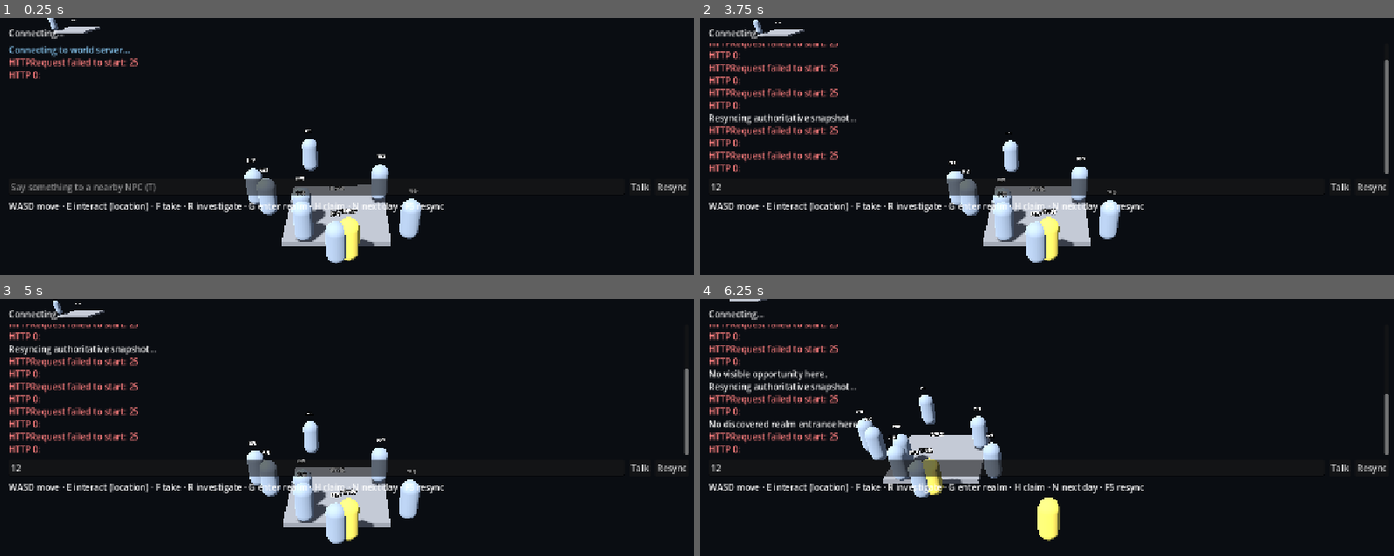
Above: before the commit, frames 1-4 (two rows, left to right).
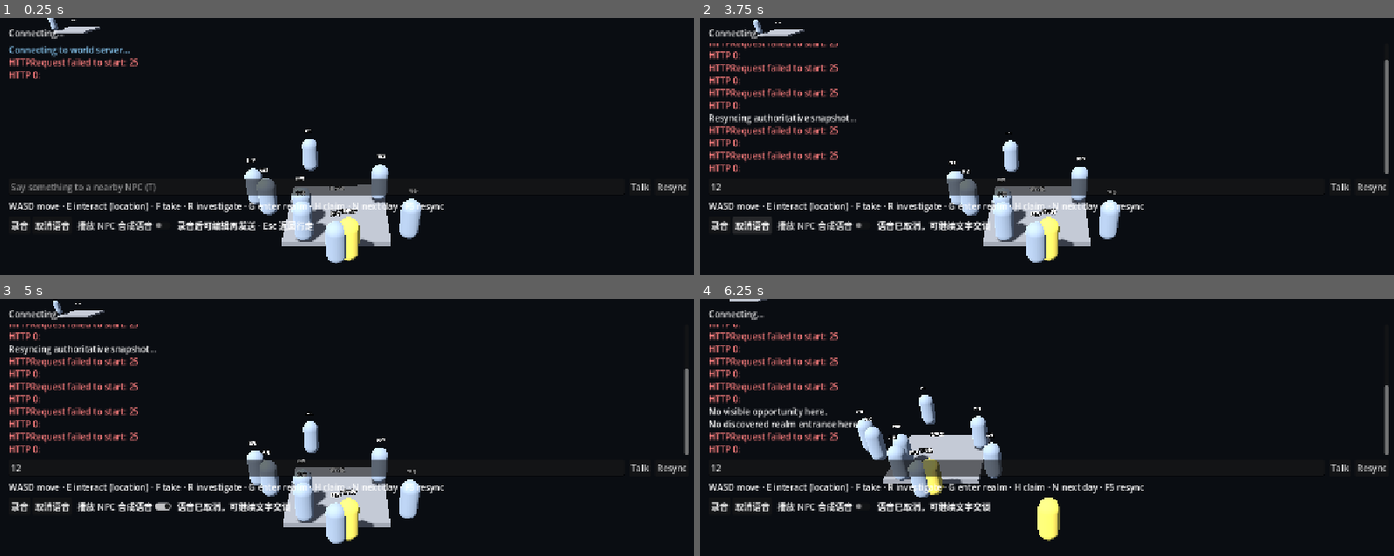
Above: after the commit, the same moments.

Repository: feiyu912/unwritten-dao
Game: Godot game, scene res://scenes/main.tscn
The game is run twice, just before and just after one commit, with the same random seed, the same clock (stepped at 60 frames per second) and the same inputs.
Inputs (mouse positions are in pixels of both pictures, inside the frame that each line leads up to):
- Up to frame 1 (0.25 s): no input
- Up to frame 2 (3.75 s): click (1019, 187) at 0.52 s; type "12" at 0.6 s; click "Talk" at 1.25 s; click "Resync" at 2 s; click (720, 226) at 2.75 s, where only the run after the commit has a clickable "录音"; click (755, 226) at 3.5 s, where only the run after the commit has a clickable "取消语音"
- Up to frame 3 (5 s): click (124, 507) at 4.25 s, where only the run after the commit has a clickable "播放 NPC 合成语音"
- Up to frame 4 (6.25 s): tap Enter at 5 s; hold D (move_right) 5.03-5.78 s; hold H (claim) 5.03-5.78 s; hold S (move_back) from 5.78 s (still down); tap G (enter_realm) at 5.85 s

The runs differ from the first frame. In frame 1, 1.0% of the frame differs, in the area x 1-46%, y 78-83%; in frame 2, 1.2%; in frame 3, 1.0%; in frame 4, 3.7%, in the area x 1-100%, y 9-83%.

Commit message:
Connect dialogue proposals and optional compatible voice in Godot

Diff:
--- a/clients/godot/project.godot
+++ b/clients/godot/project.godot
@@ -12,6 +12,10 @@
 config/features=PackedStringArray("4.7", "GL Compatibility")
 boot_splash/bg_color=Color(0.04, 0.05, 0.07, 1)
 boot_splash/show_image=false
+
+[audio]
+
+driver/enable_input=true
 
 [display]
 
--- a/clients/godot/scripts/main.gd
+++ b/clients/godot/scripts/main.gd
@@ -16,6 +16,16 @@
 var current_location_id: String = ""
 var _location_cooldown: float = 0.0
 var _poll_elapsed: float = 0.0
+var _voice: VoiceClient
+var _capture: VoiceCapture
+var _record_button: Button
+var _voice_status: Label
+var _speak_toggle: CheckButton
+var _voice_world_id := ""
+var _voice_npc_id := ""
+var _dialogue_world_id := ""
+var _dialogue_npc_id := ""
+var _record_text := ""
 
 @onready var world_root: Node3D = $WorldRoot
 @onready var player: CharacterBody3D = $Player
@@ -38,11 +48,15 @@
 	client.events_received.connect(_on_events)
 	client.command_completed.connect(_on_command_completed)
 	client.dialogue_received.connect(_on_dialogue)
+	client.dialogue_action_proposed.connect(func(intent: String) -> void:
+		_append_log("NPC plans %s; awaiting world validation." % intent)
+	)
 	client.request_failed.connect(_on_request_failed)
 	client.resync_required.connect(_on_resync_required)
 	talk_button.pressed.connect(_talk)
 	resync_button.pressed.connect(_resync)
 	dialogue_edit.text_submitted.connect(func(_text: String) -> void: _talk())
+	_build_voice_controls()
 	_append_log("[color=#8fd3ff]Connecting to world server…[/color]")
 	client.fetch_snapshot()
 	_move_player_to_spawn()
@@ -58,6 +72,12 @@
 			client.fetch_events()
 
 func _unhandled_input(event: InputEvent) -> void:
+	if event is InputEventKey and event.pressed and event.keycode == KEY_ESCAPE:
+		_cancel_voice()
+		dialogue_edit.release_focus()
+		return
+	if _editing_or_recording():
+		return
 	if event.is_action_pressed("take"):
 		_take()
 	elif event.is_action_pressed("investigate"):
@@ -114,6 +134,9 @@
 	player.position = Vector3(float(xy[0]) * CM_TO_M, 1.0, float(xy[1]) * CM_TO_M)
 
 func _move_player(_delta: float) -> void:
+	if _editing_or_recording():
+		player.velocity = Vector3.ZERO
+		return
 	var input := Input.get_vector("move_left", "move_right", "move_forward", "move_back")
 	var velocity := Vector3(input.x, 0, input.y) * PLAYER_SPEED
 	player.velocity = velocity
@@ -187,24 +210,26 @@
 	_append_log("No visible opportunity here.")
 
 func _talk() -> void:
+	if _capture != null and _capture.recording:
+		return
 	var message := dialogue_edit.text.strip_edges()
 	if message.is_empty() or client.player_id.is_empty():
 		return
-	var npcs: Dictionary = state.get("npcs", {})
-	for npc_id in npcs:
-		var npc: Dictionary = npcs[npc_id]
-		var same_location: bool = npc.get("location_id") == current_location_id
-		var alive: bool = npc.get("alive", false)
-		if npc_id != client.player_id and same_location and alive:
-			client.send_dialogue(npc_id, message)
+	var npc_id := _nearby_npc_id()
+	if not npc_id.is_empty():
+		if client.send_dialogue(npc_id, message):
+			_cancel_voice()
+			_dialogue_world_id = client.world_id
+			_dialogue_npc_id = npc_id
 			dialogue_edit.text = ""
-			return
+		return
 	_append_log("Nobody here to talk to.")
 
 func _next_day() -> void:
 	client.send_command("advance_time", {"ticks": 1}, "")
 
 func _resync() -> void:
+	_cancel_voice()
 	_append_log("Resyncing authoritative snapshot…")
 	client.fetch_snapshot()
 
@@ -213,6 +238,8 @@
 	var npcs: Dictionary = state.get("npcs", {})
 	var player_npc: Dictionary = npcs.get(client.player_id, {})
 	current_location_id = str(player_npc.get("location_id", ""))
+	if not _voice_world_id.is_empty() and not _voice_context_valid():
+		_cancel_voice()
 	for npc_id in npc_views:
 		if npcs.has(npc_id):
 			npc_views[npc_id].apply_snapshot(npcs[npc_id])
@@ -241,13 +268,135 @@
 
 func _on_dialogue(reply: String) -> void:
 	_append_log("[color=#e9d18a]%s[/color]" % reply)
+	if not _speak_toggle.button_pressed or _dialogue_world_id != client.world_id:
+		return
+	if not _npc_is_present(_dialogue_npc_id):
+		return
+	_voice_world_id = _dialogue_world_id
+	_voice_npc_id = _dialogue_npc_id
+	if _voice.synthesize(reply):
+		_voice_status.text = "正在生成 NPC 合成语音…"
 
 func _on_request_failed(message: String) -> void:
 	print("request failed: %s" % message)
 	_append_log("[color=#ff8080]%s[/color]" % message)
 
 func _on_resync_required() -> void:
+	_cancel_voice()
 	_append_log("[color=#ffcc66]409: state advanced, resyncing[/color]")
+
+func _build_voice_controls() -> void:
+	_capture = VoiceCapture.new()
+	add_child(_capture)
+	_voice = VoiceClient.new()
+	_voice.configure(client.base_url)
+	add_child(_voice)
+	var row := HBoxContainer.new()
+	row.name = "VoiceControls"
+	$UI/Root/VBox.add_child(row)
+	_record_button = Button.new()
+	_record_button.text = "录音"
+	_record_button.pressed.connect(_toggle_recording)
+	row.add_child(_record_button)
+	var cancel_button := Button.new()
+	cancel_button.text = "取消语音"
+	cancel_button.pressed.connect(_cancel_voice)
+	row.add_child(cancel_button)
+	_speak_toggle = CheckButton.new()
+	_speak_toggle.text = "播放 NPC 合成语音"
+	_speak_toggle.button_pressed = false
+	_speak_toggle.toggled.connect(func(enabled: bool) -> void:
+		if not enabled:
+			_cancel_voice()
+	)
+	row.add_child(_speak_toggle)
+	_voice_status = Label.new()
+	_voice_status.text = "录音后可编辑再发送 · Esc 返回行走"
+	row.add_child(_voice_status)
+	_capture.recording_changed.connect(func(active: bool) -> void:
+		_record_button.text = "停止录音" if active else "录音"
+		_voice_status.text = "正在录音（最多 30 秒）" if active else "录音已停止"
+	)
+	_capture.recording_ready.connect(_on_recording_ready)
+	_capture.capture_failed.connect(_on_voice_failed)
+	_voice.transcript_received.connect(_on_transcript)
+	_voice.speech_received.connect(_on_speech)
+	_voice.request_failed.connect(_on_voice_failed)
+
+func _editing_or_recording() -> bool:
+	return dialogue_edit.has_focus() or (_capture != null and _capture.recording)
+
+func _nearby_npc_id() -> String:
+	var ids: Array = state.get("npcs", {}).keys()
+	ids.sort()
+	for npc_id in ids:
+		if str(npc_id) != client.player_id and _npc_is_present(str(npc_id)):
+			return str(npc_id)
+	return ""
+
+func _npc_is_present(npc_id: String) -> bool:
+	var npcs: Dictionary = state.get("npcs", {})
+	var npc: Dictionary = npcs.get(npc_id, {})
+	return (
+		not npc_id.is_empty() and npc.get("alive", false)
+		and npc.get("location_id", "") == current_location_id
+	)
+
+func _voice_context_valid() -> bool:
+	return _voice_world_id == client.world_id and _npc_is_present(_voice_npc_id)
+
+func _toggle_recording() -> void:
+	if _capture.recording:
+		_capture.stop_recording()
+		return
+	if client.busy or _voice.busy:
+		_voice_status.text = "请等待当前交谈或语音完成"
+		return
+	var npc_id := _nearby_npc_id()
+	if npc_id.is_empty():
+		_voice_status.text = "附近没有可交谈的人物"
+		return
+	_voice_world_id = client.world_id
+	_voice_npc_id = npc_id
+	_record_text = dialogue_edit.text
+	_capture.start_recording()
+
+func _on_recording_ready(wav: PackedByteArray) -> void:
+	if _voice_context_valid() and _voice.transcribe(wav):
+		_voice_status.text = "正在识别；识别后请确认文字再发送"
+
+func _on_transcript(text: String) -> void:
+	if not _voice_context_valid():
+		_cancel_voice()
+		return
+	if dialogue_edit.text != _record_text:
+		_voice_status.text = "保留你已编辑的文字；本次识别结果未覆盖输入"
+		return
+	dialogue_edit.text = text
+	dialogue_edit.grab_focus()
+	dialogue_edit.caret_column = text.length()
+	_voice_status.text = "请确认或编辑文字，再点击交谈发送"
+
+func _on_speech(wav: PackedByteArray) -> void:
+	if _speak_toggle.button_pressed and _voice_context_valid():
+		if _capture.play_reply(wav):
+			_voice_status.text = "正在播放 NPC 合成语音"
+
+func _on_voice_failed(message: String) -> void:
+	_voice_status.text = "语音暂不可用，可继续使用文字交谈"
+	print("voice failed: %s" % message)
+
+func _cancel_voice() -> void:
+	if _capture == null or _voice == null:
+		return
+	_voice.cancel()
+	_capture.cancel_recording()
+	_capture.stop_playback()
+	_voice_world_id = ""
+	_voice_npc_id = ""
+	_dialogue_world_id = ""
+	_dialogue_npc_id = ""
+	_voice_status.text = "语音已取消，可继续文字交谈"
 
 func _append_log(line: String) -> void:
 	event_log.append_text(line + "\n")
--- /dev/null
+++ b/clients/godot/scripts/voice_capture.gd
@@ -0,0 +1,138 @@
+class_name VoiceCapture
+extends Node
+
+## Explicit, bounded microphone capture. No provider credentials or world state.
+## No microphone player is started until start_recording() is called by the UI.
+signal recording_ready(wav: PackedByteArray)
+signal recording_changed(active: bool)
+signal capture_failed(message: String)
+
+const MAX_SECONDS := 30.0
+const MAX_WAV_BYTES := 12000000
+
+var recording := false
+var _elapsed := 0.0
+var _bus_name: StringName
+var _effect: AudioEffectRecord
+var _microphone: AudioStreamPlayer
+var _speaker: AudioStreamPlayer
+
+func _ready() -> void:
+	_speaker = AudioStreamPlayer.new()
+	add_child(_speaker)
+	set_process(false)
+
+func start_recording() -> bool:
+	if recording:
+		return false
+	if not ProjectSettings.get_setting("audio/driver/enable_input", false):
+		capture_failed.emit("Microphone input is disabled in project settings.")
+		return false
+	if _microphone == null:
+		_create_microphone_bus()
+	_speaker.stop()
+	_elapsed = 0.0
+	_effect.set_recording_active(true)
+	_microphone.play()
+	recording = true
+	set_process(true)
+	recording_changed.emit(true)
+	return true
+
+func stop_recording() -> void:
+	if not recording:
+		return
+	_microphone.stop()
+	_effect.set_recording_active(false)
+	recording = false
+	set_process(false)
+	recording_changed.emit(false)
+	var stream := _effect.get_recording()
+	if stream == null or stream.get_length() < 0.2:
+		capture_failed.emit("Recording too short. Hold the microphone button and speak.")
+		return
+	var wav := encode_wav(stream)
+	if wav.is_empty() or wav.size() > MAX_WAV_BYTES:
+		capture_failed.emit("Recording could not be encoded as bounded PCM audio.")
+		return
+	recording_ready.emit(wav)
+
+func cancel_recording() -> void:
+	if not recording:
+		return
+	_microphone.stop()
+	_effect.set_recording_active(false)
+	recording = false
+	set_process(false)
+	recording_changed.emit(false)
+
+func play_reply(wav: PackedByteArray) -> bool:
+	if recording or wav.is_empty() or wav.size() > MAX_WAV_BYTES:
+		return false
+	var stream := AudioStreamWAV.load_from_buffer(wav)
+	if stream == null:
+		capture_failed.emit("NPC voice returned invalid WAV audio.")
+		return false
+	_speaker.stream = stream
+	_speaker.play()
+	return true
+
+func stop_playback() -> void:
+	if is_instance_valid(_speaker):
+		_speaker.stop()
+
+func _process(delta: float) -> void:
+	_elapsed += delta
+	if _elapsed >= MAX_SECONDS:
+		stop_recording()
+
+func _create_microphone_bus() -> void:
+	_bus_name = StringName("VoiceCapture_%d" % get_instance_id())
+	AudioServer.add_bus()
+	var bus := AudioServer.bus_count - 1
+	AudioServer.set_bus_name(bus, _bus_name)
+	# Record microphone only; muting prevents local microphone feedback.
+	AudioServer.set_bus_mute(bus, true)
+	_effect = AudioEffectRecord.new()
+	_effect.format = AudioStreamWAV.FORMAT_16_BITS
+	AudioServer.add_bus_effect(bus, _effect)
+	_microphone = AudioStreamPlayer.new()
+	_microphone.stream = AudioStreamMicrophone.new()
+	_microphone.bus = _bus_name
+	add_child(_microphone)
+
+func _exit_tree() -> void:
+	cancel_recording()
+	if not _bus_name.is_empty():
+		var bus := AudioServer.get_bus_index(_bus_name)
+		if bus > 0:
+			AudioServer.remove_bus(bus)
+
+static func encode_wav(stream: AudioStreamWAV) -> PackedByteArray:
+	if stream.format != AudioStreamWAV.FORMAT_16_BITS:
+		return PackedByteArray()
+	var channels := 2 if stream.stereo else 1
+	if stream.mix_rate < 8000 or stream.mix_rate > 48000:
+		return PackedByteArray()
+	var pcm := stream.data
+	if pcm.is_empty() or pcm.size() % (channels * 2) != 0:
+		return PackedByteArray()
+	if float(pcm.size()) / (stream.mix_rate * channels * 2) > MAX_SECONDS:
+		return PackedByteArray()
+	var header := PackedByteArray()
+	header.resize(44)
+	for chunk in [[0, "RIFF"], [8, "WAVE"], [12, "fmt "], [36, "data"]]:
+		var bytes: PackedByteArray = str(chunk[1]).to_ascii_buffer()
+		for index in range(4):
+			header[int(chunk[0]) + index] = bytes[index]
+	header.encode_u32(4, 36 + pcm.size())
+	header.encode_u32(16, 16)
+	header.encode_u16(20, 1)
+	header.encode_u16(22, channels)
+	header.encode_u32(24, stream.mix_rate)
+	header.encode_u32(28, stream.mix_rate * channels * 2)
+	header.encode_u16(32, channels * 2)
+	header.encode_u16(34, 16)
+	header.encode_u32(40, pcm.size())
+	header.append_array(pcm)
+	return header
--- /dev/null
+++ b/clients/godot/scripts/voice_client.gd
@@ -0,0 +1,96 @@
+class_name VoiceClient
+extends Node
+
+## Optional media transport only. Never sends dialogue or world commands.
+signal transcript_received(text: String)
+signal speech_received(wav: PackedByteArray)
+signal request_failed(message: String)
+
+const MAX_INPUT_BYTES := 6 * 1024 * 1024
+const MAX_OUTPUT_BYTES := 12 * 1024 * 1024
+
+var busy := false
+var _base_url := "http://127.0.0.1:8000"
+var _generation := 0
+var _http: HTTPRequest
+
+func configure(url: String) -> void:
+	cancel()
+	_base_url = url.trim_suffix("/")
+
+func transcribe(wav: PackedByteArray) -> bool:
+	if wav.is_empty() or wav.size() > MAX_INPUT_BYTES:
+		request_failed.emit("Recording is empty or too large. Record up to 30 seconds.")
+		return false
+	return _send("/v1/voice/transcriptions", "transcription", "audio/wav", wav)
+
+func synthesize(text: String) -> bool:
+	if text.strip_edges().is_empty() or text.length() > 2000:
+		request_failed.emit("This reply cannot be spoken. Its text is still available.")
+		return false
+	var payload := JSON.stringify({"text": text})
+	return _send("/v1/voice/speech", "speech", "application/json", payload.to_utf8_buffer())
+
+func cancel() -> void:
+	_generation += 1
+	busy = false
+	if is_instance_valid(_http):
+		_http.cancel_request()
+		_http.queue_free()
+	_http = null
+
+func _send(path: String, kind: String, mime: String, payload: PackedByteArray) -> bool:
+	if busy:
+		request_failed.emit("Voice is busy. Finish or cancel the current recording/reply.")
+		return false
+	_generation += 1
+	var generation := _generation
+	_http = HTTPRequest.new()
+	_http.timeout = 40.0
+	_http.body_size_limit = 65536 if kind == "transcription" else MAX_OUTPUT_BYTES
+	add_child(_http)
+	_http.request_completed.connect(_completed.bind(generation, kind))
+	busy = true
+	var error := _http.request_raw(
+		_base_url + path, PackedStringArray(["Content-Type: " + mime]),
+		HTTPClient.METHOD_POST, payload
+	)
+	if error != OK:
+		cancel()
+		request_failed.emit("Voice request could not start. Text dialogue remains available.")
+		return false
+	return true
+
+func _completed(
+	result: int, status: int, headers: PackedStringArray, body: PackedByteArray,
+	generation: int, kind: String
+) -> void:
+	if generation != _generation:
+		return
+	busy = false
+	if is_instance_valid(_http):
+		_http.queue_free()
+	_http = null
+	if result != HTTPRequest.RESULT_SUCCESS or status != 200:
+		request_failed.emit("Voice unavailable (HTTP %d). Text dialogue remains available." % status)
+		return
+	if kind == "transcription":
+		var parsed: Variant = JSON.parse_string(body.get_string_from_utf8())
+		if parsed is Dictionary and parsed.get("text") is String:
+			var text: String = parsed["text"]
+			if not text.strip_edges().is_empty() and text.length() <= 2000:
+				transcript_received.emit(text)
+				return
+		request_failed.emit("No usable transcript was returned. Please try again or type.")
+	else:
+		var is_wav := false
+		for header in headers:
+			if header.to_lower().begins_with("content-type:"):
+				is_wav = header.to_lower().contains("audio/wav")
+		if is_wav and body.size() >= 44:
+			speech_received.emit(body)
+		else:
+			request_failed.emit("No usable NPC audio was returned. The reply text is available.")
+
+func _exit_tree() -> void:
+	cancel()
--- a/clients/godot/scripts/world_client.gd
+++ b/clients/godot/scripts/world_client.gd
@@ -8,6 +8,7 @@
 signal events_received(events: Array)
 signal command_completed(result: Dictionary)
 signal dialogue_received(reply: String)
+signal dialogue_action_proposed(intent: String)
 signal request_failed(message: String)
 signal resync_required()
 
@@ -24,7 +25,7 @@
 
 func _ready() -> void:
 	_http = HTTPRequest.new()
-	_http.timeout = 15.0
+	_http.timeout = 45.0
 	add_child(_http)
 	_http.request_completed.connect(_on_request_completed)
 
@@ -60,6 +61,29 @@
 		return false
 	var payload := {"npc_id": npc_id, "player_id": player_id, "message": message}
 	return _request("/v1/dialogue", "dialogue", payload)
+
+func submit_dialogue_proposal(proposal: Dictionary) -> bool:
+	if int(proposal.get("observed_world_version", -1)) != state_version:
+		request_failed.emit("NPC action expired; refreshing the world. Please speak again.")
+		fetch_snapshot()
+		return false
+	var proposal_id := str(proposal.get("proposal_id", ""))
+	if proposal_id.is_empty():
+		request_failed.emit("NPC returned an invalid action proposal.")
+		return false
+	var command := {
+		"schema_version": "world-command.v1",
+		"command_id": proposal_id,
+		"idempotency_key": "dialogue:" + proposal_id,
+		"world_id": world_id,
+		"actor_id": proposal.get("npc_id"),
+		"issued_tick": tick,
+		"expected_state_version": int(proposal["observed_world_version"]),
+		"type": proposal.get("intent"),
+		"arguments": proposal.get("arguments", {}),
+		"source": "agent",
+	}
+	return _request("/v1/commands", "command", command)
 
 func _request(path: String, kind: String, payload: Dictionary = {}) -> bool:
 	if busy:
@@ -107,6 +131,11 @@
 			state_version = int(result.get("state_version", state_version))
 			command_completed.emit(result)
 		"dialogue":
+			var proposal: Variant = parsed.get("proposal")
+			if proposal is Dictionary:
+				# Reserve the request before callbacks/polling can start another one.
+				submit_dialogue_proposal(proposal)
+				dialogue_action_proposed.emit(str(proposal.get("intent", "")))
 			dialogue_received.emit(str(parsed.get("reply_text", "")))
 		_:
 			request_failed.emit("unknown response kind: %s" % kind)
--- /dev/null
+++ b/clients/godot/tests/dialogue_request_order.gd
@@ -0,0 +1,49 @@
+extends SceneTree
+
+## Regression: callbacks/polling must not steal an NPC action's request slot.
+class ProbeClient extends WorldClient:
+	var sent: Array[Dictionary] = []
+
+	func _request(path: String, kind: String, payload: Dictionary = {}) -> bool:
+		if busy:
+			return false
+		busy = true
+		sent.append({"path": path, "kind": kind, "payload": payload})
+		return true
+
+func _initialize() -> void:
+	_run.call_deferred()
+
+func _run() -> void:
+	var client := ProbeClient.new()
+	root.add_child(client)
+	client.world_id = "world-test"
+	client.state_version = 3
+	client.tick = 7
+	client.busy = true
+	client._http.set_meta("request_kind", "dialogue")
+	client.dialogue_received.connect(func(_reply: String) -> void:
+		assert(not client.fetch_events(), "Polling stole the command request slot")
+	)
+	var proposal := {
+		"proposal_id": "11111111-1111-4111-8111-111111111111",
+		"npc_id": "npc-test", "observed_world_version": 3,
+		"intent": "move", "arguments": {"to_location_id": "destination"},
+	}
+	var body := JSON.stringify({"reply_text": "我愿前往。", "proposal": proposal})
+	client._on_request_completed(HTTPRequest.RESULT_SUCCESS, 200, [], body.to_utf8_buffer())
+	assert(client.sent.size() == 1)
+	assert(client.sent[0]["path"] == "/v1/commands")
+	var command: Dictionary = client.sent[0]["payload"]
+	assert(command["source"] == "agent")
+	assert(command["actor_id"] == "npc-test")
+	assert(command["expected_state_version"] == 3)
+	assert(command["command_id"] == proposal["proposal_id"])
+	client.busy = false
+	client.state_version = 4
+	assert(not client.submit_dialogue_proposal(proposal))
+	assert(client.sent.size() == 2)
+	assert(client.sent[1]["kind"] == "snapshot")
+	client.queue_free()
+	print("DIALOGUE request reservation and stale proposal checks passed (no server)")
+	quit(0)
--- /dev/null
+++ b/clients/godot/tests/voice_capture.gd
@@ -0,0 +1,36 @@
+extends SceneTree
+
+func _initialize() -> void:
+	var stream := AudioStreamWAV.new()
+	stream.format = AudioStreamWAV.FORMAT_16_BITS
+	stream.mix_rate = 16000
+	stream.stereo = false
+	var pcm := PackedByteArray()
+	pcm.resize(32000)
+	for index in range(16000):
+		pcm.encode_s16(index * 2, int(sin(index * 0.1) * 10000.0))
+	stream.data = pcm
+	var wav := VoiceCapture.encode_wav(stream)
+	assert(wav.size() == 32044)
+	assert(wav.slice(0, 4).get_string_from_ascii() == "RIFF")
+	assert(wav.decode_u32(24) == 16000)
+	assert(wav.decode_u16(22) == 1)
+	assert(wav.slice(44) == pcm)
+	var decoded := AudioStreamWAV.load_from_buffer(wav)
+	assert(decoded != null)
+	assert(is_equal_approx(decoded.get_length(), 1.0))
+	stream.stereo = true
+	wav = VoiceCapture.encode_wav(stream)
+	assert(wav.decode_u16(22) == 2)
+	assert(wav.decode_u32(28) == 64000)
+	stream.format = AudioStreamWAV.FORMAT_8_BITS
+	assert(VoiceCapture.encode_wav(stream).is_empty())
+	stream.format = AudioStreamWAV.FORMAT_16_BITS
+	stream.mix_rate = 4000
+	assert(VoiceCapture.encode_wav(stream).is_empty())
+	stream.mix_rate = 16000
+	pcm.resize(16000 * 4 * 31)
+	stream.data = pcm
+	assert(VoiceCapture.encode_wav(stream).is_empty())
+	print("VOICE PCM WAV round-trip and bounds passed (synthetic audio, no microphone)")
+	quit(0)
--- /dev/null
+++ b/clients/godot/tests/voice_http.gd
@@ -0,0 +1,69 @@
+extends SceneTree
+
+## Synthetic audio transport test, not microphone or model-quality evidence.
+var _client: VoiceClient
+var _transcripts := 0
+var _replies := 0
+var _finished := false
+
+func _initialize() -> void:
+	_start.call_deferred()
+
+func _start() -> void:
+	_client = VoiceClient.new()
+	_client.configure(OS.get_environment("UNWRITTEN_DAO_VOICE_TEST_URL"))
+	root.add_child(_client)
+	_client.transcript_received.connect(_on_transcript)
+	_client.speech_received.connect(_on_speech)
+	_client.request_failed.connect(_fail)
+	create_timer(8.0).timeout.connect(func() -> void:
+		if not _finished:
+			_fail("voice roundtrip timed out")
+	)
+	var stream := AudioStreamWAV.new()
+	stream.format = AudioStreamWAV.FORMAT_16_BITS
+	stream.mix_rate = 16000
+	stream.stereo = false
+	var pcm := PackedByteArray()
+	pcm.resize(16000)
+	stream.data = pcm
+	if not _client.transcribe(VoiceCapture.encode_wav(stream)):
+		_fail("transcription did not start")
+
+func _on_transcript(text: String) -> void:
+	_transcripts += 1
+	if text != "道友，可否借我护符？":
+		_fail("incorrect UTF-8 transcript")
+		return
+	if not _client.synthesize("我愿将护符赠你。"):
+		_fail("speech did not start")
+
+func _on_speech(wav: PackedByteArray) -> void:
+	_replies += 1
+	var decoded := AudioStreamWAV.load_from_buffer(wav)
+	if decoded == null or not is_equal_approx(decoded.get_length(), 0.5):
+		_fail("invalid WAV response")
+		return
+	# A late callback from the cancelled generation must not emit a transcript
+	# or clear a newer request's busy state.
+	var old_generation: int = _client.get("_generation")
+	_client.cancel()
+	_client.busy = true
+	var stale := JSON.stringify({"text": "道友，可否借我护符？"}).to_utf8_buffer()
+	_client.call("_completed", HTTPRequest.RESULT_SUCCESS, 200,
+		PackedStringArray(["Content-Type: application/json"]), stale,
+		old_generation, "transcription")
+	if _transcripts != 1 or _replies != 1 or not _client.busy:
+		_fail("cancelled response affected current voice state")
+		return
+	_client.cancel()
+	_finished = true
+	print("VOICE HTTP roundtrip passed; cancelled generation ignored; no world actions")
+	quit(0)
+
+func _fail(message: String) -> void:
+	if _finished:
+		return
+	_finished = true
+	printerr("VOICE HTTP failed: " + message)
+	quit(1)
Not shown, added: clients/godot/scripts/voice_capture.gd.uid
Not shown, added: clients/godot/scripts/voice_client.gd.uid
Not shown, added: clients/godot/tests/dialogue_request_order.gd.uid
Not shown, added: clients/godot/tests/key_item_loop.gd.uid
Not shown, added: clients/godot/tests/voice_capture.gd.uid
Not shown, added: clients/godot/tests/voice_http.gd.uid
Not shown, changed: .github/workflows/ci.yml
Not shown, added: docs/design/voice-api-rfc.md
